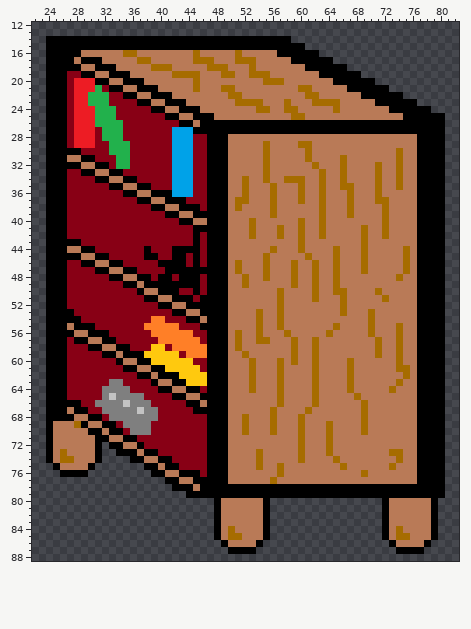
Sprite sheet: Assets/Bookcase2.png. This is how it looked before the edit.
The file is 96x96 pixels. Shown: x 22..82, y 12..88.
Now the later version:
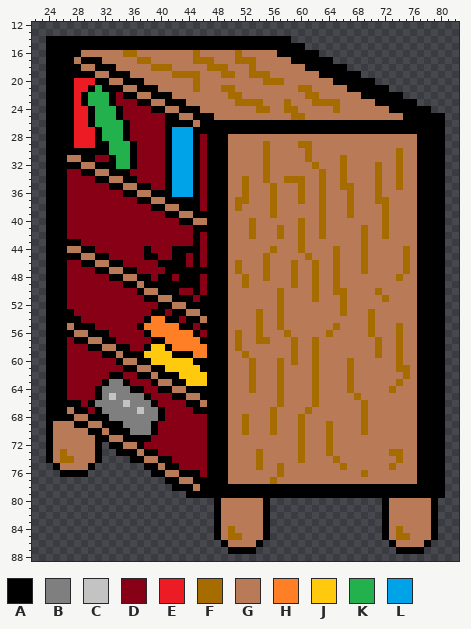
Palette (. is transparent): A #000000  B #7f7f7f  C #c3c3c3  D #880015  E #ed1c24  F #a66c00  G #b97a57  H #ff7f27  J #ffc90e  K #22b14c  L #00a2e8
From the commit log: Added black outlines to bookcase contents
From old to new:
y 19: x 27..28 DD -> AA
y 20: x 27 D -> A
y 21: x 27 D -> A; x 30 E -> A; x 32 D -> A
y 22..23: x 27 D -> A; x 29 E -> A; x 33 D -> A
y 24..25: x 27 D -> A; x 30 E -> A; x 34 D -> A
y 26: x 27 D -> A; x 30 E -> A; x 35 D -> A; x 41..42 DD -> AA
y 27: x 27 D -> A; x 31 D -> A; x 35 D -> A; x 41 D -> A
y 28: x 27 D -> A; x 31 D -> A; x 35 D -> A; x 41 D -> A; x 45 D -> A
y 29: x 27 D -> A; x 31..32 DD -> AA; x 36 D -> A; x 41 D -> A; x 45 D -> A
y 30: x 29..32 DDDD -> AAAA; x 36 D -> A; x 41 D -> A; x 45 D -> A
y 31..32: x 33 D -> A; x 36 D -> A; x 41 D -> A; x 45 D -> A
y 33: x 35 D -> A; x 41 D -> A; x 45 D -> A
y 34..35: x 41 D -> A; x 45 D -> A
y 36: x 45 D -> A
y 37: x 44..45 DD -> AA
y 53: x 39..40 DD -> AA
y 54: x 38 D -> A; x 41..42 DD -> AA
y 55: x 37 D -> A; x 43..44 DD -> AA
y 56: x 38 D -> A; x 45 D -> A
y 57: x 39..40 DH -> AA; x 46 D -> A
y 58: x 38 D -> A; x 41 D -> A
y 59: x 42..44 JDH -> AAA
y 60: x 45..46 DD -> AA
y 61: x 46 D -> A
y 62: x 33..34 DD -> AA
y 63: x 32 D -> A; x 35 D -> A
y 64: x 31 D -> A; x 36..37 DD -> AA; x 46 D -> A
y 65: x 31 D -> A; x 38 D -> A
y 66: x 30 D -> A; x 39 D -> A
y 67: x 31 D -> A; x 40 D -> A
y 68: x 32 D -> A; x 40 D -> A
y 69: x 28 F -> A; x 34 D -> A; x 39 D -> A
y 70: x 35 D -> A; x 39 D -> A
y 71: x 37..38 DD -> AA
